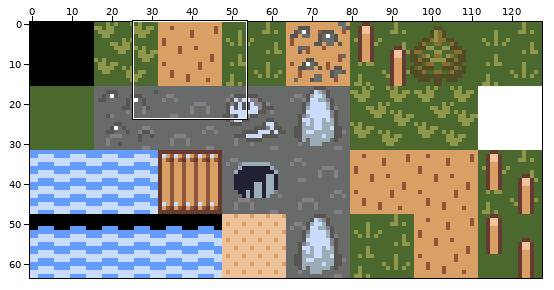
Sprite sheet, stored at src/test/resources/map_9 - smaller.png. Above, an overview of the earlier version with the close-up marked.
Close-up. First the earlier version:
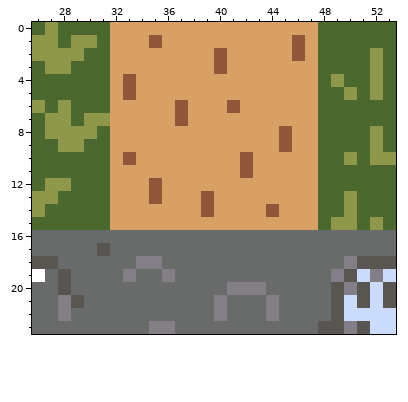
The file is 128x64 pixels. Shown: x 26..53, y 0..23.
Now the later version:
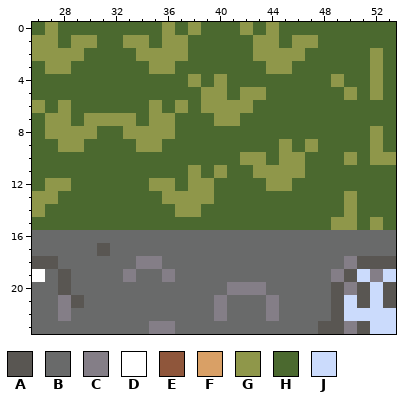
Palette (. is transparent): A #595652  B #696a6a  C #847e87  D #ffffff  E #8f563b  F #d9a066  G #8f974a  H #4b692f  J #cbdbfc
The edit:
@@ x 26..53 @@
- 0 HGHHHHFFFFFFFFFFFFFFFFHHHHHH
- 1 GGHGGHFFFEFFFFFFFFFFEFHHHHHH
- 2 GGGGHHFFFFFFFFEFFFFFEFHHHHGH
- 3 HGGHHHFFFFFFFFEFFFFFFFHHHHGH
- 4 HHHHHHFEFFFFFFFFFFFFFFHGHHGH
- 5 HHHHHHFEFFFFFFFFFFFFFFHHGHGH
- 6 GHGHHHFFFFFEFFFEFFFFFFHHHHHH
- 7 HGGHGGFFFFFEFFFFFFFFFFHHHHHH
- 8 HGGGGHFFFFFFFFFFFFFEFFHHHHGH
- 9 HHGGHHFFFFFFFFFFFFFEFFHHHHGH
-10 HHHHHHFEFFFFFFFFEFFFFFHHGHGG
-11 HHHHHHFFFFFFFFFFEFFFFFHHHHHH
-12 HGGHHHFFFEFFFFFFFFFFFFHHHHHH
-13 GGHHHHFFFEFFFEFFFFFFFFHHGHHH
-14 GHHHHHFFFFFFFEFFFFEFFFHHGHHH
-15 HHHHHHFFFFFFFFFFFFFFFFHGGHGH
+ 0 HGHHHHHHHHGHGHHHGHGHHHHHHHHH
+ 1 GGHGGHHGGHGGHHHHHGGHGGHHHHHH
+ 2 GGGGHHHHGGGGHHHHHGGGGHHHHHGH
+ 3 HGGHHHHHHGGHHHHHHHGGHHHHHHGH
+ 4 HHHHHHHHHHHHGHGHHHHHHHHGHHGH
+ 5 HHHHHHHHHHHHHGGHGGHHHHHHGHGH
+ 6 GHGHHHHHHGHGHGGGGHHHHHHHHHHH
+ 7 HGGHGGGGHGGHHHGGHHHHHHHHHHHH
+ 8 HGGGGHHGGGGHHHHHHHHHHHHHHHGH
+ 9 HHGGHHHHGGHHHHHHHHHGHGHHHHGH
+10 HHHHHHHHHHHHHHHHGGHGGHHHGHGG
+11 HHHHHHHHHHHHGHGHHGGGGHHHHHHH
+12 HGGHHHHHHGGHGGHHHHGGHHHHHHHH
+13 GGHHHHHHHHGGGGHHHHHHHHHHGHHH
+14 GHHHHHHHHHHGGHHHHHHHHHHHGHHH
+15 HHHHHHHHHHHHHHHHHHHHHHHGGHGH
 16 BBBBBBBBBBBBBBBBBBBBBBBBBBBB
Pixel boxes of the changes (left, top, right, bottom) in both close-ups:
changed: (110, 22, 318, 230)
